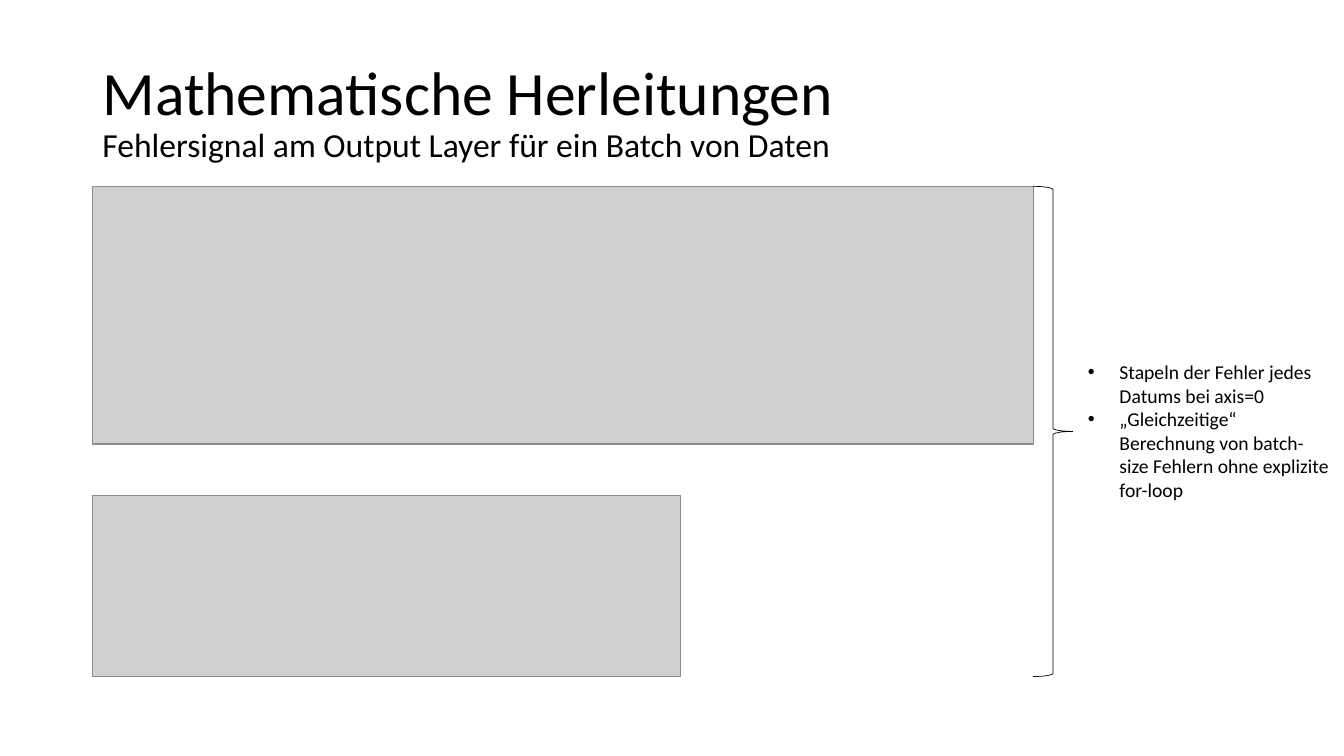
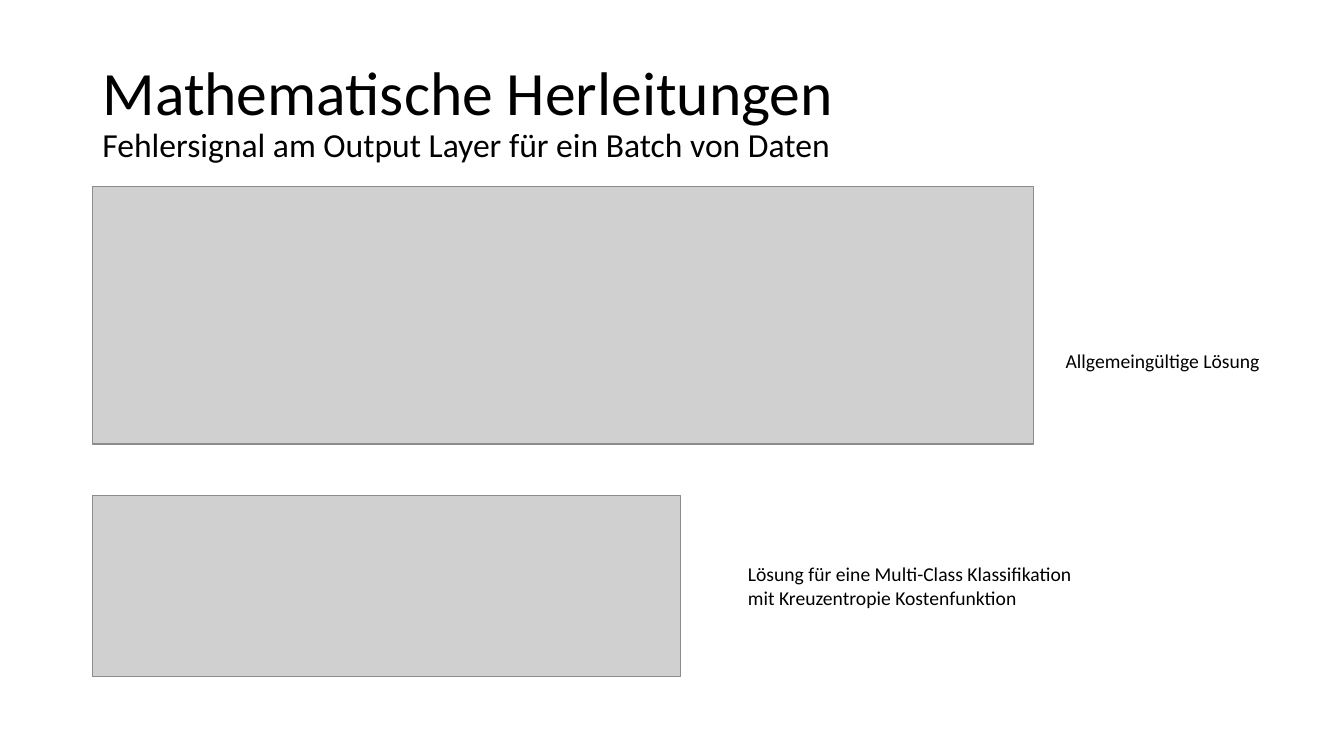
Before and after one commit to kevinsuedmersen/neural_networks_from_scratch, a slide deck: slide 9 of theory/submission/result_presentation.pptx. Drawn at 1344x756 pixels with LibreOffice and Linux fonts; fonts in the diff are those of the drawing; grey boxes stand for pictures. Boxes give left, top, right and bottom in pixels: in the first picture for what was removed or moved away, otherwise in the second. Text is boxed around its words. In the diff, an @@ line names an element or a change of style, - is before the commit and + after.

Commit message:
Revised up to BP2.2

```diff
--- a/theory/submission/result_presentation.pptx
+++ b/theory/submission/result_presentation.pptx
@@ right brace removed at bbox=[1033, 187, 1073, 677] @@
@@ text added at bbox=[1066, 354, 1259, 372], 14 pt, text #000000 @@
+Allgemeingültige Lösung
@@ text removed at bbox=[1119, 365, 1329, 500] @@
-• Stapeln der Fehler jedes Datums bei axis=0
-• „Gleichzeitige“ Berechnung von batch-size Fehlern ohne explizite for-loop
@@ text added at bbox=[748, 567, 1071, 608], 14 pt, text #000000 @@
+Lösung für eine Multi-Class Klassifikation mit Kreuzentropie Kostenfunktion
```
Also in this commit, not shown: 1 slide added, 1 slide removed.
